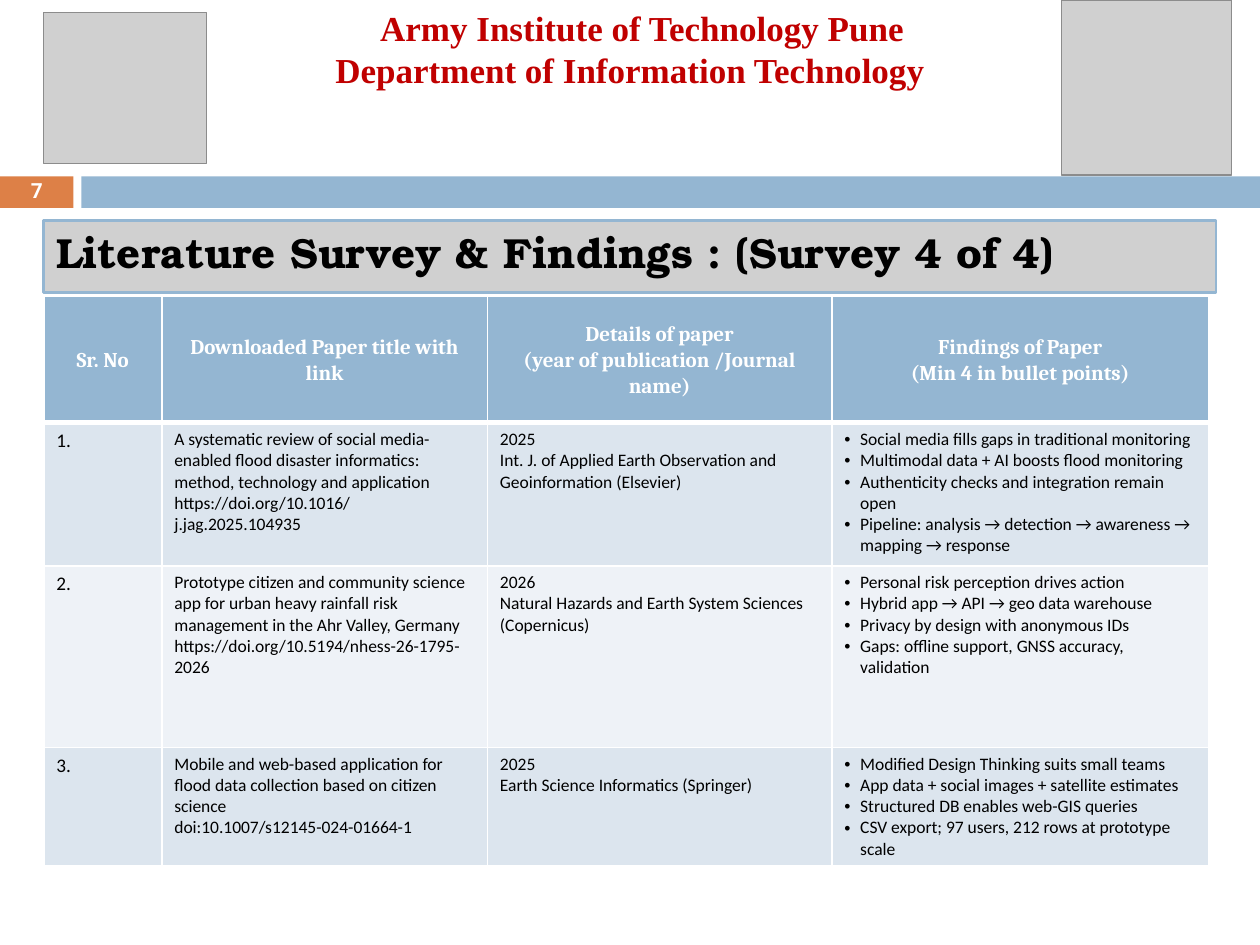
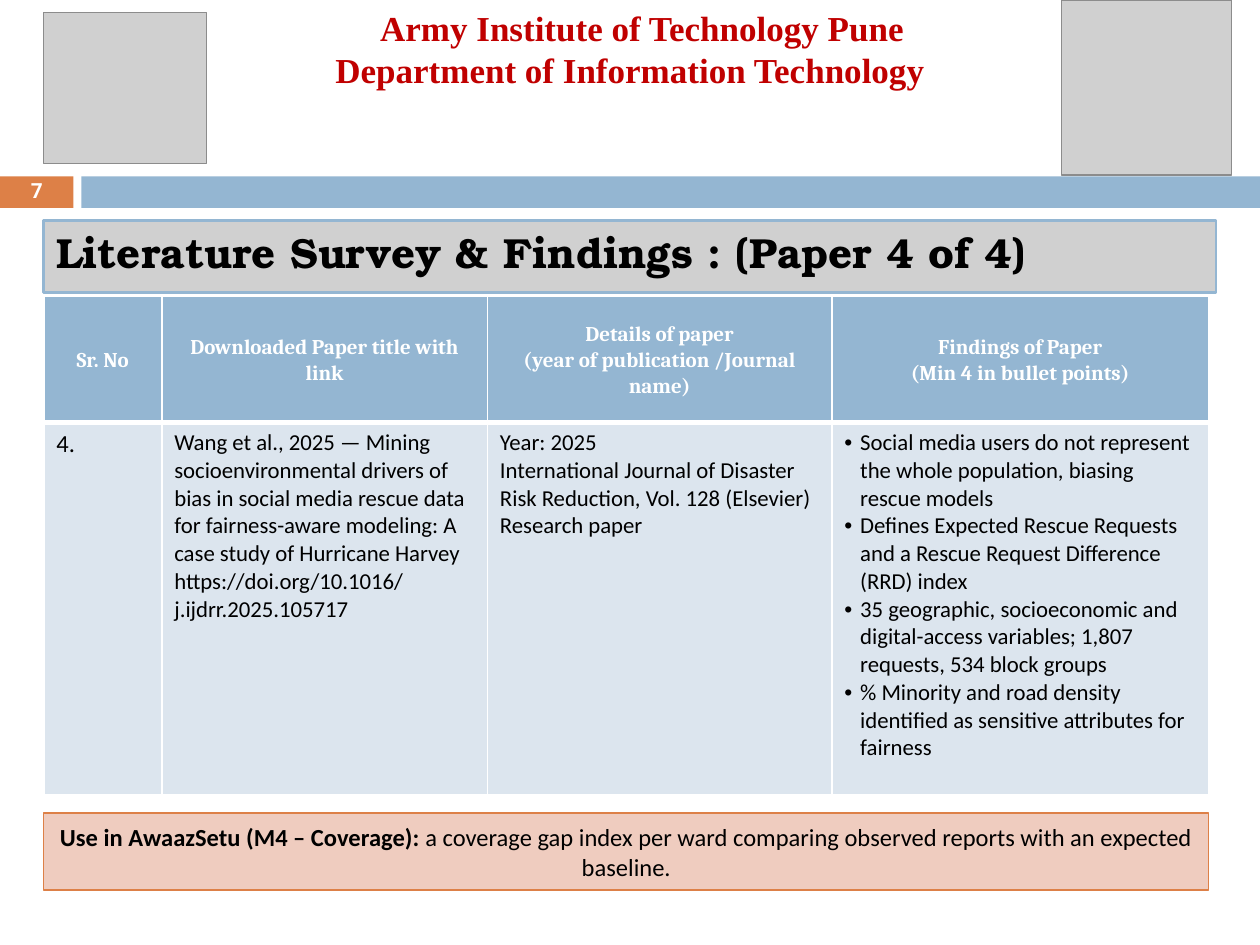
Before and after one commit to harshwardhan-kp/awaazsetu, a slide deck: slide 7 of submission/CEP_Review_II_AwaazSetu.pptx. Drawn at 1260x945 pixels with LibreOffice and Linux fonts; fonts in the diff are those of the drawing; grey boxes stand for pictures. Boxes give left, top, right and bottom in pixels: in the first picture for what was removed or moved away, otherwise in the second. Text is boxed around its words. In the diff, an @@ line names an element or a change of style, - is before the commit and + after.

```diff
--- a/submission/CEP_Review_II_AwaazSetu.pptx
+++ b/submission/CEP_Review_II_AwaazSetu.pptx
@@ text in picture at bbox=[56, 236, 1026, 279]: text changed @@
-Literature Survey & Findings : (Survey 4 of 4)
+Literature Survey & Findings : (Paper 4 of 4)
@@ table at bbox=[44, 296, 1208, 866] @@
-row 2: 1. | A systematic review of social media-enabled flood disaster informatics: method, technology and application / https://doi.org/10.1016/j.jag.2025.104935 | 2025 / Int. J. of Applied Earth Observation and Geoinformation (Elsevier) | Social media fills gaps in traditional monitoring / Multimodal data + AI boosts flood monitoring / Authenticity checks and integration remain open / Pipeline: analysis → detection → awareness → mapping → response
-row 3: 2. | Prototype citizen and community science app for urban heavy rainfall risk management in the Ahr Valley, Germany / https://doi.org/10.5194/nhess-26-1795-2026 | 2026 / Natural Hazards and Earth System Sciences (Copernicus) | Personal risk perception drives action / Hybrid app → API → geo data warehouse / Privacy by design with anonymous IDs / Gaps: offline support, GNSS accuracy, validation
-row 4: 3. | Mobile and web-based application for flood data collection based on citizen science / doi:10.1007/s12145-024-01664-1 | 2025 / Earth Science Informatics (Springer) | Modified Design Thinking suits small teams / App data + social images + satellite estimates / Structured DB enables web-GIS queries / CSV export; 97 users, 212 rows at prototype scale
+row 2: 4. | Wang et al., 2025 — Mining socioenvironmental drivers of bias in social media rescue data for fairness-aware modeling: A case study of Hurricane Harvey / https://doi.org/10.1016/j.ijdrr.2025.105717 | Year: 2025 / International Journal of Disaster Risk Reduction, Vol. 128 (Elsevier) / Research paper | Social media users do not represent the whole population, biasing rescue models / Defines Expected Rescue Requests and a Rescue Request Difference (RRD) index / 35 geographic, socioeconomic and digital-access variables; 1,807 requests, 534 block groups / % Minority and road density identified as sensitive attributes for fairness
@@ rectangle added at bbox=[44, 813, 1210, 890], fill #EFCCBF, outline #DD8047 0.75 pt, 14 pt, text #000000 @@
+Use in AwaazSetu (M4 – Coverage): a coverage gap index per ward comparing observed reports with an expected baseline.
```
Also in this commit, not shown: 3 other slides changed, 1 other file.
